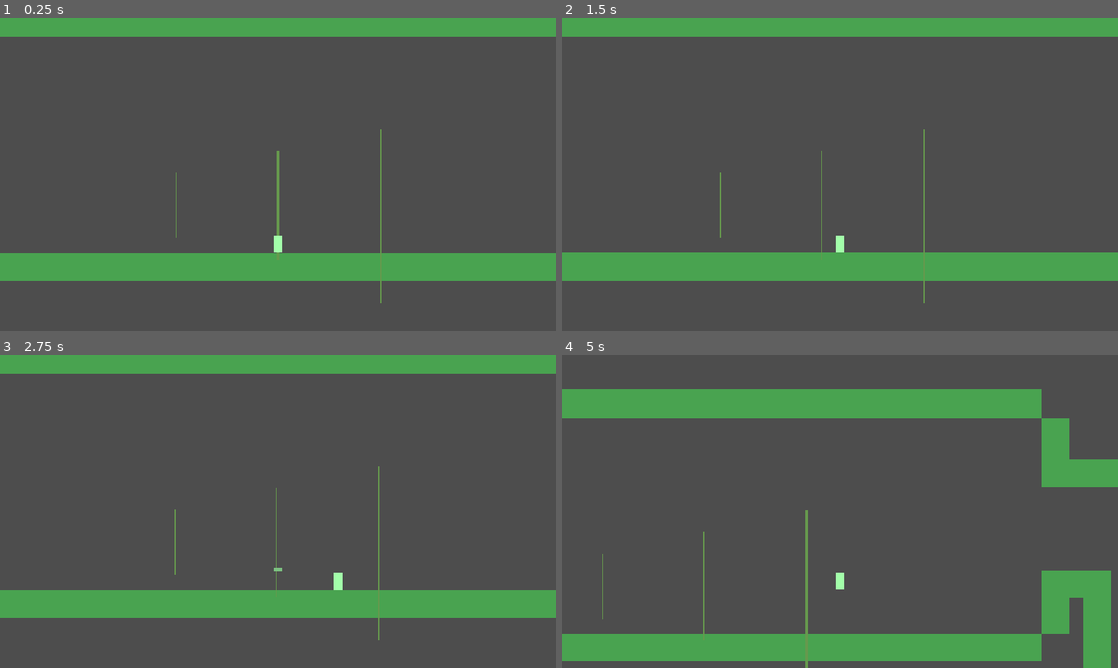
Above: before the commit, frames 1-4 (two rows, left to right).
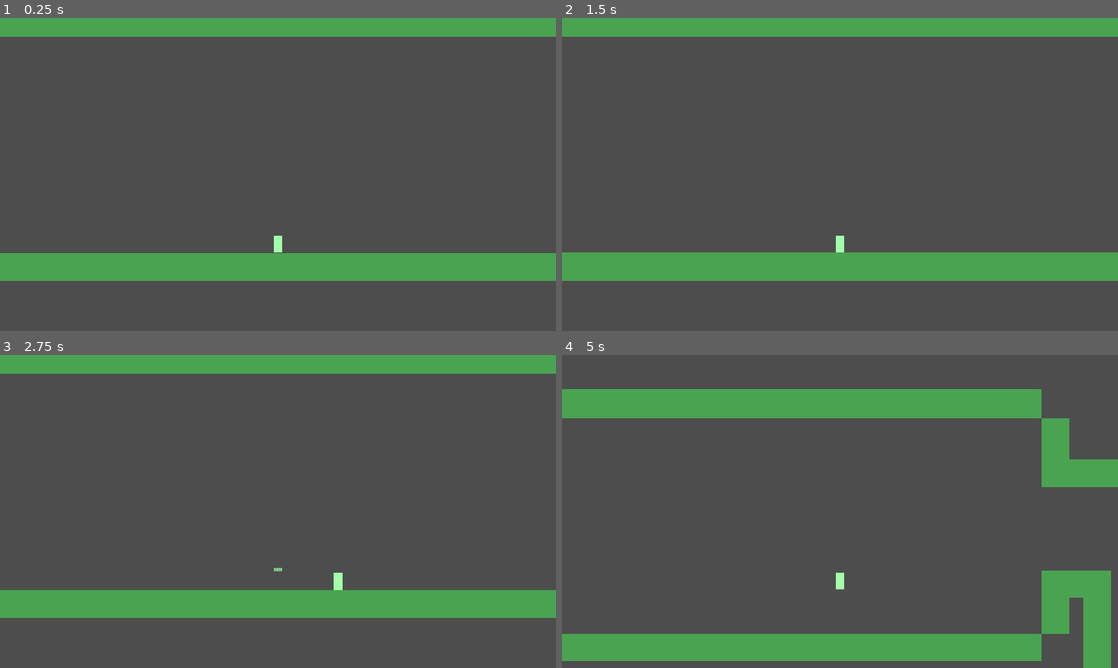
Above: after the commit, the same moments.

Repository: LZJ223/PICTOUR
Game: Godot game, scene res://Prototype_Game.tscn
Same seed, same stepped clock (60 frames per second), same inputs: the game is played once before the commit and once after it.
Inputs (mouse positions are in pixels of both pictures, inside the frame that each line leads up to):
- Up to frame 1 (0.25 s): no input
- Up to frame 2 (1.5 s): tap Enter at 0.5 s; move the mouse to (962, 158) at 0.52 s; hold Shift (UAV) 0.53-1.28 s; hold D (move_right) from 0.53 s (still down); tap Space (jump) at 0.77 s; move the mouse to (728, 190) at 1.27 s; tap Shift (UAV) at 1.35 s
- Up to frame 3 (2.75 s): tap Space (jump) at 1.52 s; move the mouse to (333, 442) at 2.02 s; release D (move_right) at 2.03 s; hold A (move_left) from 2.03 s (still down); hold V (eagle_eye) from 2.03 s (still down); tap Shift (UAV) at 2.3 s
- Up to frame 4 (5 s): move the mouse to (812, 574) at 2.77 s; release A (move_left) at 2.78 s; release V (eagle_eye) at 2.78 s; hold D (move_right) 2.78-4.28 s; tap F (grab) at 2.85 s; tap Space (jump) at 3.02, 3.77, 4.52 s; tap Shift (UAV) at 3.05, 3.8, 4.35 s; move the mouse to (1006, 558) at 3.52 s; press the mouse at (1006, 558) at 3.53 s; move the mouse to (673, 464) at 4.27 s; release the mouse at (673, 464) at 4.28 s; hold A (move_left) from 4.28 s (still down)

The runs differ from the first frame. In frame 1, 0.3% of the frame differs, in the area x 31-69%, y 35-92%; in frame 2, 0.2%; in frame 3, 0.2%; in frame 4, 0.4%, in the area x 7-45%, y 49-100%.

Commit message:
更新通用组件：风扇

Diff:
--- /dev/null
+++ b/Component/Object/Fan/Fan.gd
@@ -0,0 +1,128 @@
+## 风扇通用组件。产生风区，对进入风区的玩家和玩家本体施加持续风力。
+## 风力方向、大小、风区范围均可配置。可被触发器开关。
+## 与玩家同图层时才生效（由碰撞层保证）。
+## UAV 状态下无人机不受风，但留在层上的玩家本体（Player_Object）受风。
+
+@tool
+class_name Fan
+extends LayerObject
+
+## 被触发器调用时的动作
+enum ActivationKind { NONE, TURN_ON, TURN_OFF, TOGGLE }
+
+@export_group("风力")
+## 风力方向，会自动归一化。默认向上吹。
+@export var wind_direction: Vector2 = Vector2(0, -1):
+	set(value):
+		wind_direction = value.normalized() if value.length() > 0.001 else Vector2(0, -1)
+## 风力加速度（px/s²）。越大推得越快。
+@export var wind_force: float = 1200.0
+## 风力能达到的最大速度（px/s），仅限制风力方向上的速度分量。
+@export var max_wind_speed: float = 600.0
+
+@export_group("风区")
+## 风区矩形大小。
+@export var wind_area_size: Vector2 = Vector2(120, 300)
+## 风区相对于风扇中心的偏移。
+@export var wind_area_offset: Vector2 = Vector2(0, -150)
+
+@export_group("开关")
+## 关卡开始时是否开启。
+@export var active_on_start: bool = true
+## 被触发器调用时的动作。
+@export var activation_kind: ActivationKind = ActivationKind.TOGGLE
+
+@export_group("碰撞")
+## 风扇本体是否作为实体碰撞。
+@export var has_collision: bool = true
+
+var _active: bool = true
+
+@onready var _wind_area: Area2D = $WindArea
+@onready var _wind_shape: CollisionShape2D = $WindArea/CollisionShape2D
+@onready var _wind_zone: Polygon2D = $WindArea/Zone
+@onready var _fan_polygon: Polygon2D = $VisualRoot/Polygon2D
+
+
+func _ready() -> void:
+	_active = active_on_start
+	## 先于玩家执行风力，避免风力被玩家摩擦覆盖
+	process_priority = -10
+	super()
+	_sync_wind_area()
+	if Engine.is_editor_hint():
+		return
+	## 不使用 body_entered/body_exited 信号：藤蔓摆动时玩家位置通过直接赋值
+	## global_position 移动（非 move_and_slide），进入/退出信号触发不可靠，
+	## 会导致玩家摆回风区后风力不再生效。改为每帧主动查询重叠物体。
+
+
+func _process(_delta: float) -> void:
+	if Engine.is_editor_hint():
+		_sync_wind_area()
+
+
+func _physics_process(delta: float) -> void:
+	if Engine.is_editor_hint() or not _active:
+		return
+	## 每帧主动查询风区内的物体，确保藤蔓摆动等瞬移场景下风力持续生效
+	for body in _wind_area.get_overlapping_bodies():
+		if not is_instance_valid(body):
+			continue
+		_apply_wind(body, delta)
+
+
+## 对单个受影响物体施加风力
+func _apply_wind(body: Node2D, delta: float) -> void:
+	if body is PlayerController:
+		var player: PlayerController = body as PlayerController
+		player.apply_wind_force(wind_direction, wind_force, max_wind_speed, delta)
+	elif body is Player_Object:
+		var obj: Player_Object = body as Player_Object
+		obj.apply_wind_force(wind_direction, wind_force, max_wind_speed, delta)
+
+
+func activate() -> void:
+	match activation_kind:
+		ActivationKind.TURN_ON:
+			_active = true
+		ActivationKind.TURN_OFF:
+			_active = false
+		ActivationKind.TOGGLE:
+			_active = not _active
+	if _wind_zone != null:
+		_wind_zone.visible = _active
+
+
+func update_layer_slot() -> void:
+	super()
+	## 同步风区碰撞层，确保只有同图层物体被检测
+	if _wind_area != null and owner_layer != null:
+		_wind_area.collision_layer = 0
+		_wind_area.collision_mask = 0
+		_wind_area.set_collision_layer_value(owner_layer.layer_id + 1, true)
+		_wind_area.set_collision_mask_value(owner_layer.layer_id + 1, true)
+	## 风扇本体碰撞
+	if collision_box != null:
+		collision_box.disabled = not has_collision
+
+
+## 同步风区形状和视觉
+func _sync_wind_area() -> void:
+	if _wind_shape == null:
+		return
+	var shape = _wind_shape.shape
+	if shape is RectangleShape2D:
+		shape.size = wind_area_size
+	_wind_shape.position = wind_area_offset
+	## 同步视觉区域
+	if _wind_zone != null:
+		var half: Vector2 = wind_area_size * 0.5
+		_wind_zone.polygon = PackedVector2Array([
+			Vector2(-half.x, -half.y),
+			Vector2(half.x, -half.y),
+			Vector2(half.x, half.y),
+			Vector2(-half.x, half.y),
+		])
+		_wind_zone.position = wind_area_offset
+		_wind_zone.visible = _active
--- /dev/null
+++ b/Component/Object/Fan/Fan.tscn
@@ -0,0 +1,29 @@
+[gd_scene load_steps=3 format=3 uid="uid://cfan01platform"]
+
+[ext_resource type="Script" path="res://Component/Object/Fan/Fan.gd" id="1_fan"]
+
+[sub_resource type="RectangleShape2D" id="RectangleShape2D_wind"]
+size = Vector2(120, 300)
+
+[node name="Fan" type="StaticBody2D"]
+collision_layer = 0
+collision_mask = 0
+script = ExtResource("1_fan")
+
+[node name="CollisionBox" type="CollisionPolygon2D" parent="."]
+polygon = PackedVector2Array(60, 20, 60, -20, -60, -20, -60, 20)
+
+[node name="VisualRoot" type="Node2D" parent="."]
+
+[node name="Polygon2D" type="Polygon2D" parent="VisualRoot"]
+color = Color(0.5, 0.5, 0.55, 1)
+polygon = PackedVector2Array(60, 20, 60, -20, -60, -20, -60, 20)
+
+[node name="WindArea" type="Area2D" parent="."]
+
+[node name="CollisionShape2D" type="CollisionShape2D" parent="WindArea"]
+position = Vector2(0, -150)
+shape = SubResource("RectangleShape2D_wind")
+
+[node name="Zone" type="Polygon2D" parent="WindArea"]
+color = Color(0.3, 0.6, 1.0, 0.3)
--- a/Component/Object/Player_Object/Player_Object.gd
+++ b/Component/Object/Player_Object/Player_Object.gd
@@ -1,2 +1,31 @@
+## 玩家在 UAV 状态下留在图层上的本体物体。
+## 本身不移动，但可被风扇等外力推动，模拟"身体被风吹走"。
+
 class_name Player_Object
 extends LayerObject
+
+## 风力等外力累积的速度，每帧更新位置并衰减。
+var _external_velocity: Vector2 = Vector2.ZERO
+## 外力衰减系数（每秒衰减比例）
+const _external_damping: float = 2.0
+
+
+func _physics_process(delta: float) -> void:
+	if Engine.is_editor_hint():
+		return
+	if _external_velocity.length() > 0.01:
+		position += _external_velocity * delta
+		## 外力衰减，避免无限持续
+		_external_velocity *= (1.0 - _external_damping * delta)
+		if _external_velocity.length() < 1.0:
+			_external_velocity = Vector2.ZERO
+
+
+## 由风扇等外力源调用，施加风力到玩家本体。
+## direction: 风力方向（已归一化）
+## force: 风力加速度（px/s²）
+## max_speed: 风力能达到的最大速度
+func apply_wind_force(direction: Vector2, force: float, max_speed: float, delta: float) -> void:
+	_external_velocity += direction * force * delta
+	if _external_velocity.length() > max_speed:
+		_external_velocity = _external_velocity.normalized() * max_speed
--- a/Component/Object/Vine/Vine.gd
+++ b/Component/Object/Vine/Vine.gd
@@ -41,6 +41,8 @@
 var _current_length: float = 0.0
 var _angle: float = 0.0
 var _angular_velocity: float = 0.0
+## 风扇等外力源累积的角加速度，每帧 update_swing 时消耗并重置
+var _wind_angular_accel: float = 0.0
 
 @onready var _grab_area: Area2D = $GrabArea
 @onready var _grab_shape: CollisionShape2D = $GrabArea/CollisionShape2D
@@ -109,6 +111,10 @@
 		return global_position
 	## 攀爬：W（input.y=-1）缩短绳子往上爬，S（input.y=1）伸长绳子往下爬
 	_current_length = clamp(_current_length + input.y * climb_speed * delta, min_length, rope_length)
+	## 风力外力（由风扇通过 apply_wind_force 累积），提前取出并从总角速度中分离，
+	## 使其不受下方钟摆能量守恒 max_omega 的限制——外部力可以突破重力势能上限。
+	var wind_contribution: float = _wind_angular_accel * delta
+	_wind_angular_accel = 0.0
 	## 钟摆重力恢复力
 	var angular_accel: float = -(gravity / max(_current_length, 1.0)) * sin(_angle)
 	_angular_velocity += angular_accel * delta
@@ -130,10 +136,15 @@
 	## 避免短绳大摆幅时速度异常大。
 	## 仅限制"向外"（远离垂直）的角速度，允许向内的恢复速度不受限，
 	## 否则在最大摆幅处角速度会被钳为0导致无法回弹。
+	## 注意：风力贡献 wind_contribution 不参与此限制，外部力可突破能量上限。
 	var max_omega: float = sqrt(max(0.0, 2.0 * gravity / max(_current_length, 1.0) * (cos(_angle) - cos(max_swing_angle))))
 	var outward: bool = (_angle > 0.0 and _angular_velocity > 0.0) or (_angle < 0.0 and _angular_velocity < 0.0)
 	if outward:
 		_angular_velocity = min(_angular_velocity, max_omega)
+	## 加回风力贡献，并单独限制风力本身的最大角速度，防止极端强风导致失控
+	_angular_velocity += wind_contribution
+	var max_wind_omega: float = 12.0
+	_angular_velocity = clamp(_angular_velocity, -max_wind_omega, max_wind_omega)
 	## 阻尼
 	_angular_velocity *= (1.0 - swing_damping * delta)
 	## 积分角度并限制最大摆幅
@@ -146,6 +157,20 @@
 		_angular_velocity = max(_angular_velocity, 0.0)
 	_update_line_visual()
 	return global_position + Vector2(sin(_angle), cos(_angle)) * _current_length
+
+
+## 由风扇调用，把风力转换为钟摆的角加速度外力。
+## 风力的切向分量随角度衰减：切线方向 = (cos(angle), -sin(angle))，
+## 风力在切线上的投影 = direction.x * cos(angle) - direction.y * sin(angle)。
+## 这样风在藤蔓垂直时效果最强，摆到侧面时效果自然减弱，
+## 避免风力在最大角度仍然全力向外推导致藤蔓卡死。
+## 投影自带符号：风从一侧吹时，会把藤蔓推向该侧，过了垂直点后推力逐渐减小。
+func apply_wind_force(direction: Vector2, force: float, delta: float) -> void:
+	if _gripped_player == null:
+		return
+	var tangent_factor: float = direction.x * cos(_angle) - direction.y * sin(_angle)
+	var effective_force: float = force * tangent_factor
+	_wind_angular_accel += effective_force / max(_current_length, 1.0)
 
 
 ## 玩家主动松开，返回切向惯性速度（沿藤蔓切线方向）。
--- a/Component/Player/Player_Controller.gd
+++ b/Component/Player/Player_Controller.gd
@@ -69,6 +69,24 @@
 		if current_state == PlayerState.NORMAL:
 			_handle_bounce()
 
+
+## 由风扇调用，根据当前状态处理风力。
+## - NORMAL：直接加到 velocity，并限制风力方向的速度上限
+## - ON_ROPE：转发给当前藤蔓，作为钟摆外力
+## - UAV：无人机不受风
+func apply_wind_force(direction: Vector2, force: float, max_speed: float, delta: float) -> void:
+	match current_state:
+		PlayerState.NORMAL:
+			velocity += direction * force * delta
+			var vel_along_wind: float = velocity.dot(direction)
+			if vel_along_wind > max_speed:
+				velocity -= direction * (vel_along_wind - max_speed)
+		PlayerState.ON_ROPE:
+			if _current_vine != null:
+				_current_vine.apply_wind_force(direction, force, delta)
+		PlayerState.UAV:
+			pass
+
 ## 普通地面/空中移动
 func _update_normal(delta: float) -> void:
 	velocity.x += Input.get_axis("move_left", "move_right") * acceleration
--- a/Level/Level_01_BeastForest.tscn
+++ b/Level/Level_01_BeastForest.tscn
@@ -6,7 +6,6 @@
 [ext_resource type="Shader" uid="uid://bpirhpvanl2p1" path="res://Shader/Layer_Depth_Filter.gdshader" id="3_y35lg"]
 [ext_resource type="PackedScene" path="res://Component/Object/Trigger/Trigger.tscn" id="4_trigger"]
 [ext_resource type="PackedScene" uid="uid://cyx33qtjbsw34" path="res://Component/Object/Ground/Ground.tscn" id="5_ground"]
-[ext_resource type="PackedScene" uid="uid://cvine01platform" path="res://Component/Object/Vine/Vine.tscn" id="6_vine"]
 
 [sub_resource type="ShaderMaterial" id="ShaderMaterial_y35lg"]
 resource_local_to_scene = true
@@ -1399,18 +1398,6 @@
 [node name="Polygon2D" parent="Layer1/Tutor01/VisualRoot" parent_id_path=PackedInt32Array(5032705, 817137210) index="0" unique_id=486029332]
 color = Color(0.288, 0.64, 0.31733328, 1)
 polygon = PackedVector2Array(776, 32, 776, -32, -776, -32, -776, 32)
-
-[node name="VineTest_Short" parent="Layer1" unique_id=910000001 instance=ExtResource("6_vine")]
-position = Vector2(-17250, 1080)
-rope_length = 150.0
-
-[node name="VineTest_Medium" parent="Layer1" unique_id=910000002 instance=ExtResource("6_vine")]
-position = Vector2(-17016, 1030)
-rope_length = 250.0
-
-[node name="VineTest_Long" parent="Layer1" unique_id=910000003 instance=ExtResource("6_vine")]
-position = Vector2(-16780, 980)
-rope_length = 400.0
 
 [node name="Tutor02" parent="Layer1" unique_id=5032706 instance=ExtResource("5_ground")]
 position = Vector2(-17016, 736)
Not shown, added: Component/Object/Fan/Fan.gd.uid
